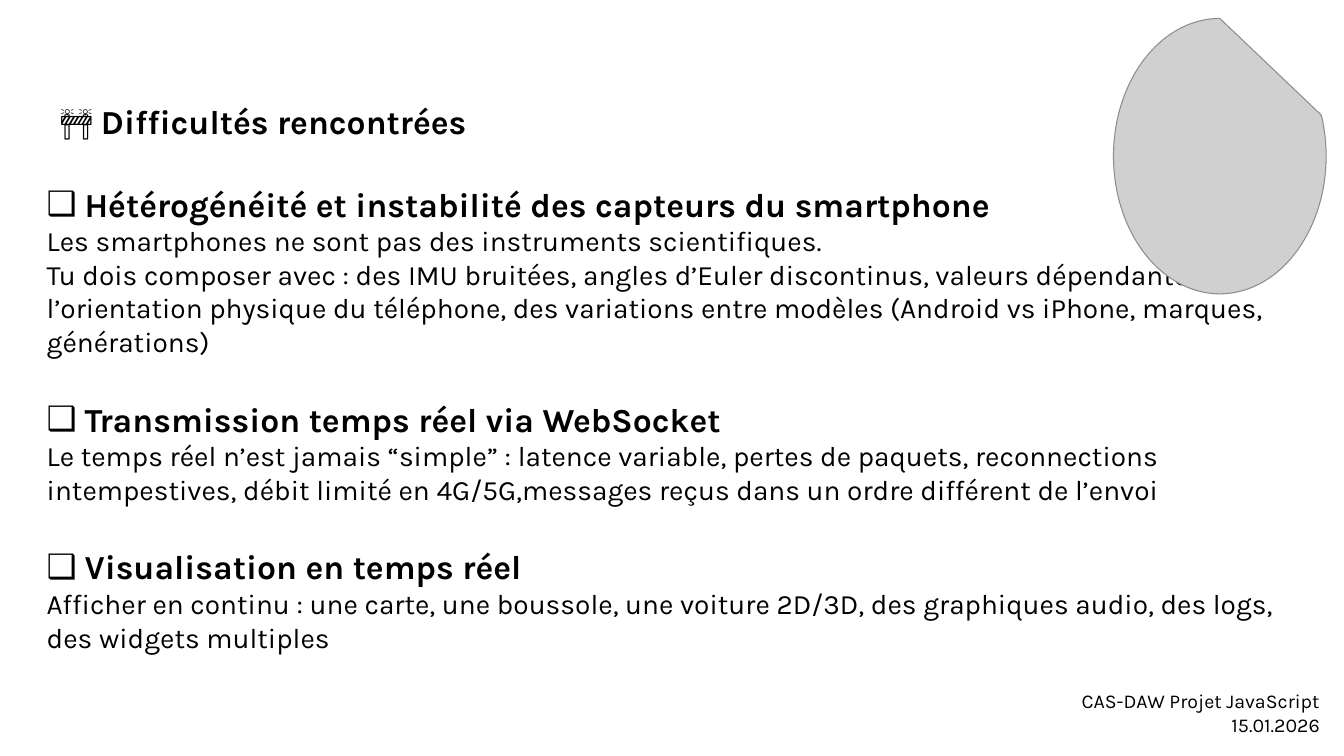
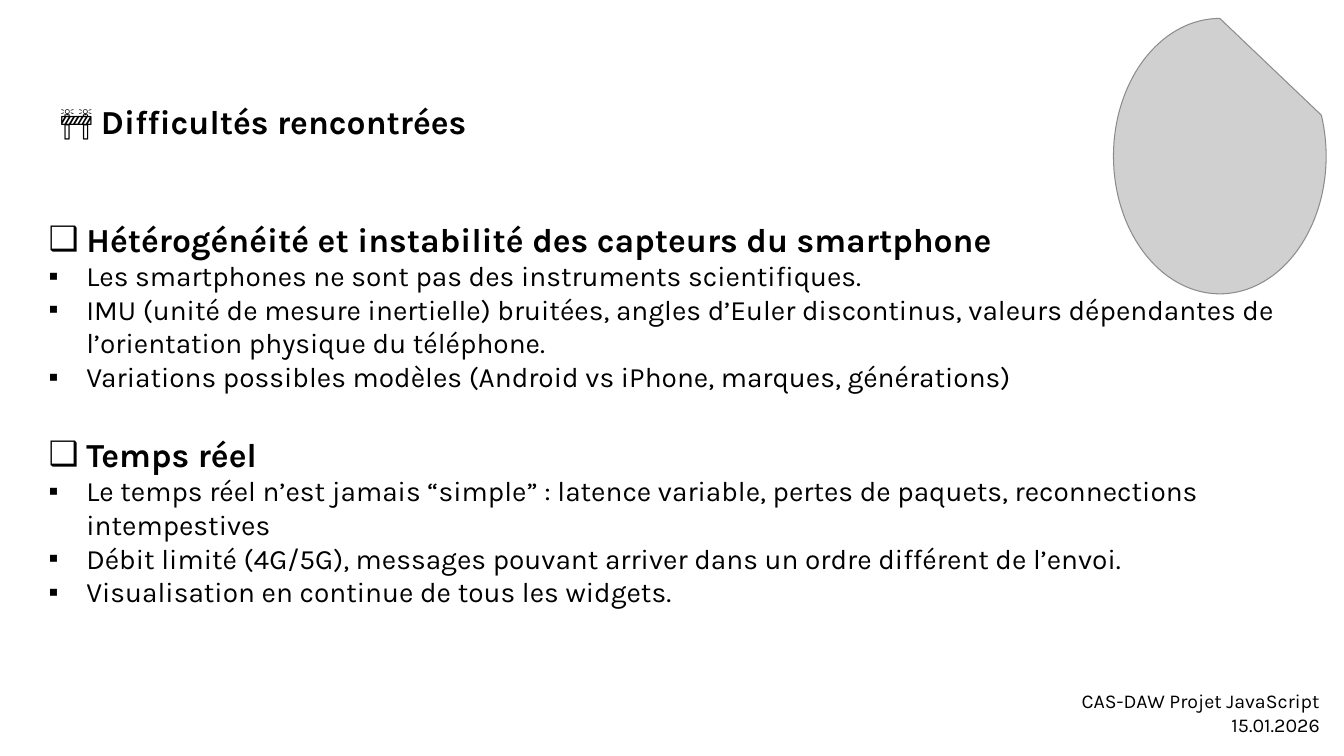
Before and after one commit to mwdolci/smartphone_datas, a slide deck: slide 9 of documents/Presentation_JS.pptx. Drawn at 1344x756 pixels with LibreOffice and Linux fonts; fonts in the diff are those of the drawing; grey boxes stand for pictures; background and template pictures are left out. Boxes give left, top, right and bottom in pixels: in the first picture for what was removed or moved away, otherwise in the second. Text is boxed around its words. In the diff, an @@ line names an element or a change of style, - is before the commit and + after.

Commit message:
Update slides

```diff
--- a/documents/Presentation_JS.pptx
+++ b/documents/Presentation_JS.pptx
@@ text "Hétérogénéité et instabilité des capteurs ...": place and size @@
-text "Hétérogénéité et instabilité des capteurs ..." at (47,190,1273,655)
+text "Hétérogénéité et instabilité des capteurs ..." at (86,225,1273,609)
@@ text at (86,266,861,293): bullet none to ▪ @@
@@ text at (86,294,1273,609): text changed @@
-Tu dois composer avec : des IMU bruitées, angles d’Euler discontinus, valeurs dépendantes de l’orientation physique du téléphone, des variations entre modèles (Android vs iPhone, marques, générations)
-❑ Transmission temps réel via WebSocket
-Le temps réel n’est jamais “simple” : latence variable, pertes de paquets, reconnections intempestives, débit limité en 4G/5G,messages reçus dans un ordre différent de l’envoi
-❑ Visualisation en temps réel
-Afficher en continu : une carte, une boussole, une voiture 2D/3D, des graphiques audio, des logs, des widgets multiples
+▪ IMU (unité de mesure inertielle) bruitées, angles d’Euler discontinus, valeurs dépendantes de l’orientation physique du téléphone.
+▪ Variations possibles modèles (Android vs iPhone, marques, générations)
+❑ Temps réel
+▪ Le temps réel n’est jamais “simple” : latence variable, pertes de paquets, reconnections intempestives
+▪ Débit limité (4G/5G), messages pouvant arriver dans un ordre différent de l’envoi.
+▪ Visualisation en continue de tous les widgets.
```
Also in this commit, not shown: 4 other slides changed.
